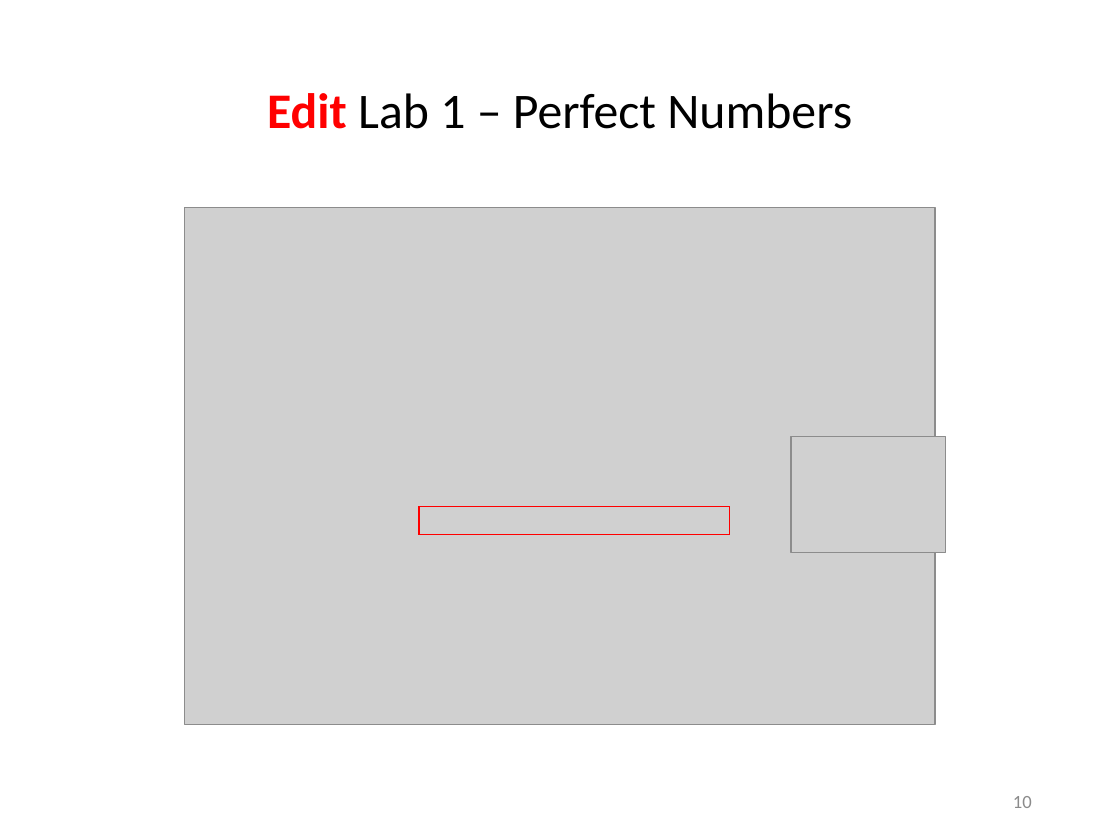
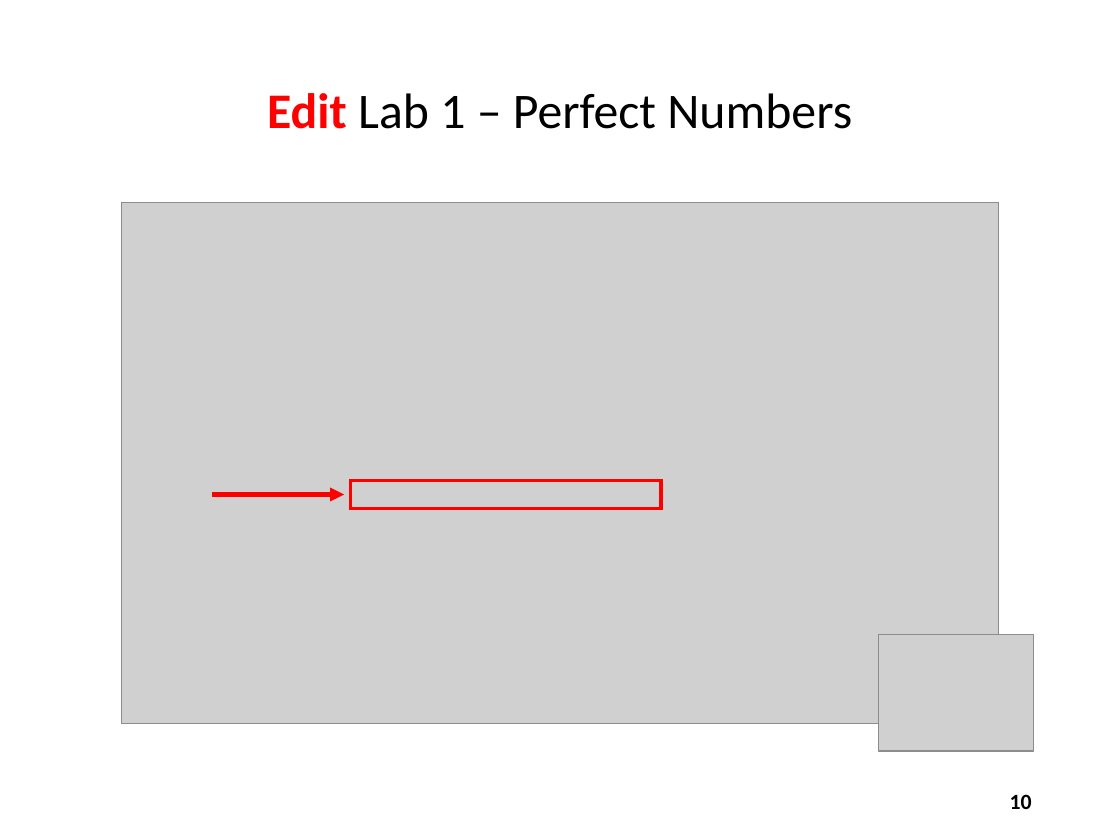
Before and after one commit to dbiersach/scicomp301-cpp-linux, a slide deck: slide 10 of session03/Session 03 - Loops, Conditionals, Modulus.pptx. Drawn at 1120x840 pixels with LibreOffice and Linux fonts; fonts in the diff are those of the drawing; grey boxes stand for pictures. Boxes give left, top, right and bottom in pixels: in the first picture for what was removed or moved away, otherwise in the second. Text is boxed around its words. In the diff, an @@ line names an element or a change of style, - is before the commit and + after.

```diff
--- a/session03/Session 03 - Loops, Conditionals, Modulus.pptx
+++ b/session03/Session 03 - Loops, Conditionals, Modulus.pptx
@@ picture: place and size @@
-picture at bbox=[185, 207, 935, 724]
+picture at bbox=[122, 203, 999, 724]
@@ arrow added from (213, 495) to (344, 495), #FF0000 3 pt @@
@@ rectangle: place and size @@
-rectangle at bbox=[419, 506, 729, 534]
+rectangle at bbox=[351, 480, 661, 508]
@@ rectangle at bbox=[351, 480, 661, 508]: outline #FF0000 1 pt to #FF0000 2.25 pt @@
@@ picture: place and size @@
-picture at bbox=[791, 437, 945, 553]
+picture at bbox=[878, 635, 1033, 752]
@@ page number at bbox=[1010, 794, 1032, 809]: size 12 to 14 pt, text colour #8C8C8C to #000000, bold on @@
```
Also in this commit, not shown: 36 other slides changed, 7 slides added, 1 other file.
